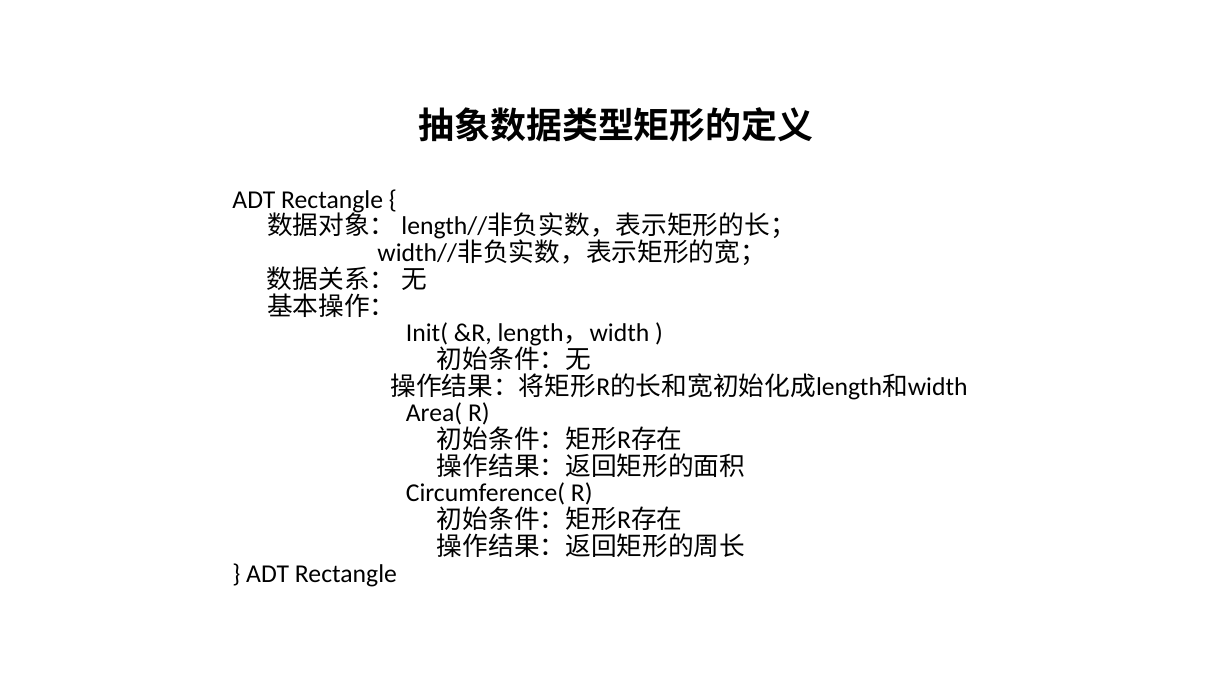
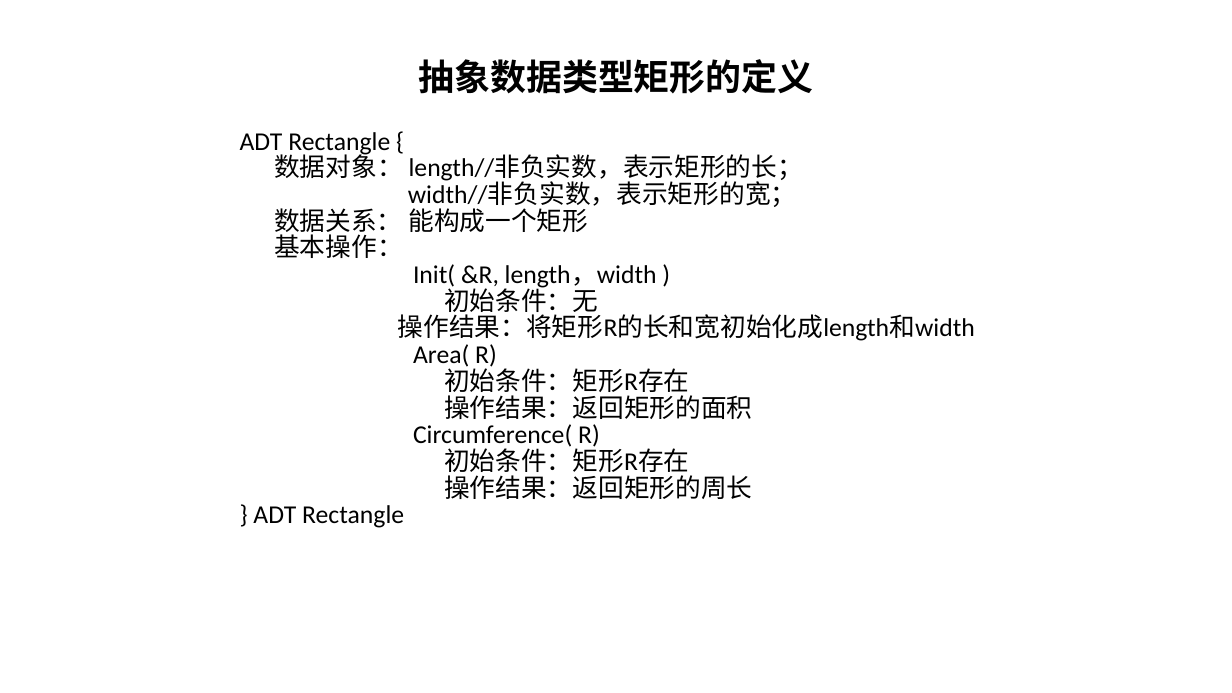
Before and after one commit to Gempittance/Data_Structur_Build, a slide deck: slide 28 of 数据结构PPT/ds1.pptx. Drawn at 1232x693 pixels with LibreOffice and Linux fonts; fonts in the diff are those of the drawing. Boxes give left, top, right and bottom in pixels: in the first picture for what was removed or moved away, otherwise in the second. Text is boxed around its words. In the diff, an @@ line names an element or a change of style, - is before the commit and + after.

```diff
--- a/数据结构PPT/ds1.pptx
+++ b/数据结构PPT/ds1.pptx
@@ title "抽象数据类型矩形的定义": place and size @@
-title "抽象数据类型矩形的定义" at bbox=[419, 107, 814, 142]
+title "抽象数据类型矩形的定义" at bbox=[419, 59, 814, 94]
@@ text "ADT Rectangle {": place and size @@
-text "ADT Rectangle {" at bbox=[232, 190, 967, 587]
+text "ADT Rectangle {" at bbox=[240, 132, 975, 528]
@@ text at bbox=[274, 203, 588, 236]: text changed @@
-数据关系： 无
+数据关系： 能构成一个矩形
```
Also in this commit, not shown: 1 other slide changed.
